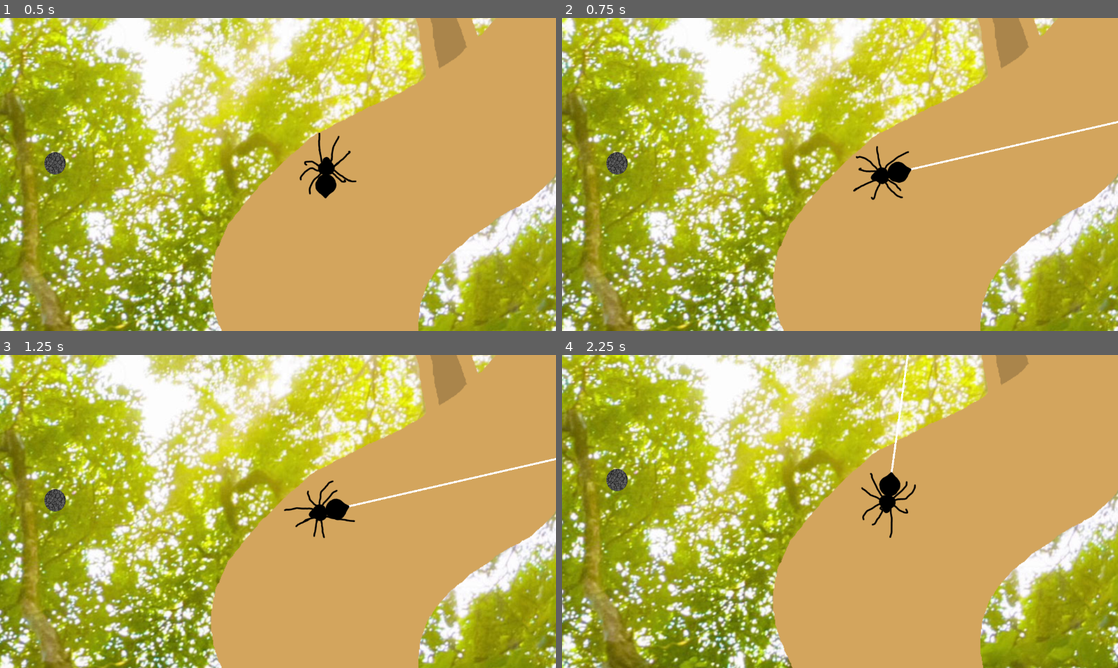
Above: before the commit, frames 1-4 (two rows, left to right).
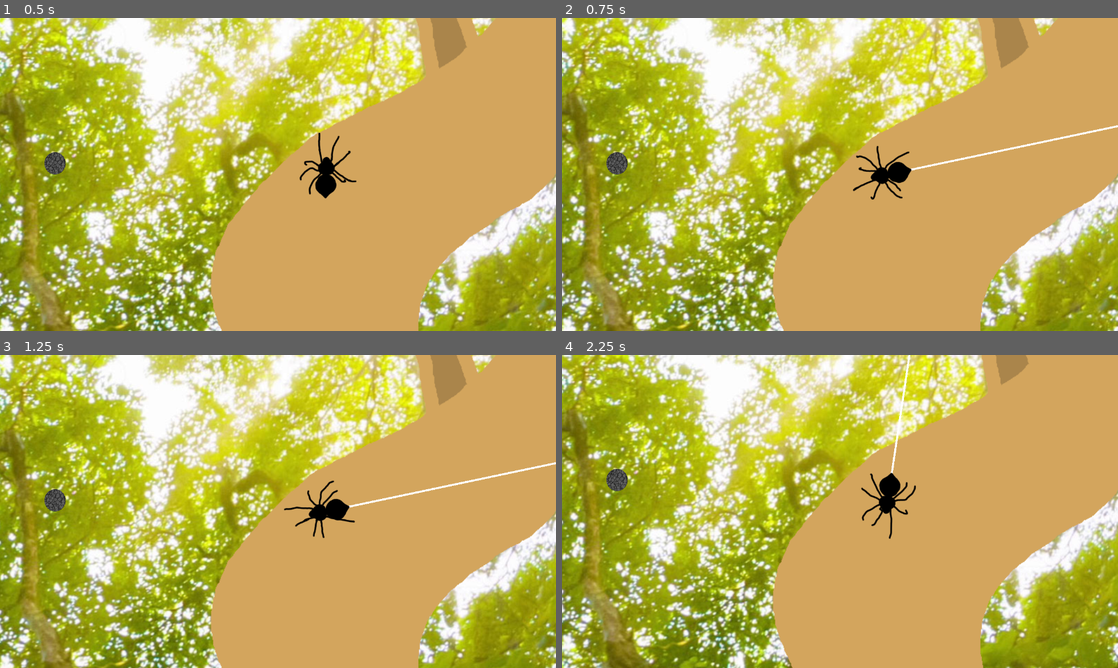
Above: after the commit, the same moments.

Repository: MarmotaGames/aracnotopia
Game: Godot game, scene res://levels/main/main.tscn
Same seed, same stepped clock (60 frames per second), same inputs: the game is played once before the commit and once after it.
Inputs (mouse positions are in pixels of both pictures, inside the frame that each line leads up to):
- Up to frame 1 (0.5 s): no input
- Up to frame 2 (0.75 s): tap Enter at 0.5 s; move the mouse to (962, 158) at 0.52 s; press the mouse at (962, 158) at 0.53 s; hold Right (ui_right) from 0.53 s (still down)
- Up to frame 3 (1.25 s): keep holding Right (ui_right)
- Up to frame 4 (2.25 s): move the mouse to (728, 527) at 1.27 s; release Right (ui_right) at 1.28 s; release the mouse at (728, 527) at 1.28 s; hold Down (ui_down) 1.28-2.03 s; tap Ctrl (attachOrDetachFromArea) at 1.35 s; click (728, 527) at 1.55 s; move the mouse to (895, 442) at 2.02 s; press the mouse at (895, 442) at 2.03 s; hold Right (ui_right) from 2.03 s (still down); tap L (dropFromWeb) at 2.1 s

Frame 1 is identical in both runs. In frame 2, 0.7% of the frame differs, in the area x 52-100%, y 32-59%; in frame 3, 0.7%; in frame 4, 0.4%.

Commit message:
Setting up ray-casting for the web

Diff:
--- a/GodotProject/areas/ContactArea.gd
+++ b/GodotProject/areas/ContactArea.gd
@@ -4,6 +4,9 @@
 onready var stonePinJointNode
 onready var webNode
 onready var webPinJointNode
+
+var polygon_shape
+var list
 
 func _on_ContactArea_area_entered(area):
 	if area.name == "SpiderArea":
@@ -15,16 +18,14 @@
 		if not spiderNode.spiderOnWeb:
 			spiderNode.spiderIsFalling = true
 
+func loadNodes():
+	webNode = get_node("../../Web")
+	webPinJointNode = get_node("../../Web/PinJoint2D")
+	stonePinJointNode = get_node("../PinJoint2D")
+
 func _on_StoneArea_area_entered(area):
 	if area.name == "WebArea" and not spiderNode.spiderOnWeb:
 		loadNodes()
-
-		spiderNode.stonePinJointNode = stonePinJointNode
-		webNode.stonePinJointNode = stonePinJointNode
-
-		webNode.positionSprite("down")
-		stonePinJointNode.set_global_position(webNode.topPosition)
-
 		spiderNode.spiderOnWeb = true
 		spiderNode.spiderIsLaunchingWeb = false
 		if spiderNode.spiderIsFalling:
@@ -37,8 +38,3 @@
 
 
 		webNode.set_gravity_scale(5)
-
-func loadNodes():
-	webNode = get_node("../../Web")
-	webPinJointNode = get_node("../../Web/PinJoint2D")
-	stonePinJointNode = get_node("../PinJoint2D")
--- /dev/null
+++ b/GodotProject/levels/newWebTest/SpidermanTest.tscn
@@ -0,0 +1,84 @@
+[gd_scene load_steps=5 format=2]
+
+[ext_resource path="res://objects/Plataforma.tscn" type="PackedScene" id=1]
+[ext_resource path="res://player/Player_rigido.tscn" type="PackedScene" id=2]
+[ext_resource path="res://objects/Stone.tscn" type="PackedScene" id=3]
+
+[sub_resource type="RectangleShape2D" id=1]
+
+custom_solver_bias = 0.0
+extents = Vector2( 9.89666, 10 )
+
+[node name="Node2D" type="Node2D" index="0"]
+
+_sections_unfolded = [ "Transform" ]
+
+[node name="Plataforma" parent="." index="0" instance=ExtResource( 1 )]
+
+position = Vector2( 143.561, 900 )
+
+[node name="ContactArea2" type="Area2D" parent="Plataforma" index="1"]
+
+input_pickable = true
+gravity_vec = Vector2( 0, 1 )
+gravity = 98.0
+linear_damp = 0.1
+angular_damp = 1.0
+audio_bus_override = false
+audio_bus_name = "Master"
+
+[node name="CollisionShape2D" type="CollisionShape2D" parent="Plataforma/ContactArea2" index="0"]
+
+position = Vector2( -2.80341, 0.792988 )
+scale = Vector2( 25.1861, 25.7107 )
+shape = SubResource( 1 )
+_sections_unfolded = [ "Transform" ]
+
+[node name="Plataforma3" parent="." index="1" instance=ExtResource( 1 )]
+
+position = Vector2( 1900, 124 )
+
+[node name="ContactArea2" type="Area2D" parent="Plataforma3" index="1"]
+
+input_pickable = true
+gravity_vec = Vector2( 0, 1 )
+gravity = 98.0
+linear_damp = 0.1
+angular_damp = 1.0
+audio_bus_override = false
+audio_bus_name = "Master"
+
+[node name="CollisionShape2D" type="CollisionShape2D" parent="Plataforma3/ContactArea2" index="0"]
+
+position = Vector2( -2.80341, 0.792988 )
+scale = Vector2( 25.1861, 25.7107 )
+shape = SubResource( 1 )
+_sections_unfolded = [ "Transform" ]
+
+[node name="Spider" parent="." index="2" instance=ExtResource( 2 )]
+
+position = Vector2( 147.291, 895.244 )
+
+[node name="Stone" parent="." index="3" instance=ExtResource( 3 )]
+
+position = Vector2( 375.187, 619.487 )
+
+[node name="Stone2" parent="." index="4" instance=ExtResource( 3 )]
+
+position = Vector2( 1186.2, 535.932 )
+
+[node name="Stone3" parent="." index="5" instance=ExtResource( 3 )]
+
+position = Vector2( 1305.97, 197.168 )
+
+[node name="Stone4" parent="." index="6" instance=ExtResource( 3 )]
+
+position = Vector2( 1592.47, 390.977 )
+
+[node name="Stone5" parent="." index="7" instance=ExtResource( 3 )]
+
+position = Vector2( 1781.47, 480.529 )
+
+[node name="Stone6" parent="." index="8" instance=ExtResource( 3 )]
+
+position = Vector2( 1539.75, 115.962 )
--- a/GodotProject/levels/newWebTest/launchWebTest.tscn
+++ b/GodotProject/levels/newWebTest/launchWebTest.tscn
@@ -5,7 +5,7 @@
 [ext_resource path="res://objects/RoundStone.tscn" type="PackedScene" id=3]
 [ext_resource path="res://debug/dirKeysDebugger.tscn" type="PackedScene" id=4]
 
-[node name="Node2D" type="Node2D" index="0"]
+[node name="Node2D" type="Node2D"]
 
 [node name="Spider" parent="." index="0" instance=ExtResource( 1 )]
 
@@ -16,7 +16,6 @@
 
 [node name="Plataforma" parent="." index="1" instance=ExtResource( 2 )]
 
-editor/display_folded = true
 position = Vector2( 230.362, 579.981 )
 scale = Vector2( 0.612234, 1.06096 )
 z_index = -1
--- a/GodotProject/objects/Stone.tscn
+++ b/GodotProject/objects/Stone.tscn
@@ -13,7 +13,7 @@
 custom_solver_bias = 0.0
 extents = Vector2( 31, 31 )
 
-[node name="Stone" type="StaticBody2D" index="0"]
+[node name="Stone" type="StaticBody2D"]
 
 input_pickable = false
 collision_layer = 2
@@ -62,4 +62,19 @@
 shape = SubResource( 2 )
 _sections_unfolded = [ "Transform" ]
 
+[node name="Polygon2D" type="Polygon2D" parent="StoneArea" index="1"]
+
+polygon = PoolVector2Array( -30.873, -30.8488, 30.8187, -30.8488, 31.0046, 31.2038, -30.897, 31.2038 )
+uv = PoolVector2Array(  )
+color = Color( 1, 1, 1, 0 )
+vertex_colors = PoolColorArray(  )
+offset = Vector2( 0, 0 )
+antialiased = false
+texture = null
+texture_offset = Vector2( 0, 0 )
+texture_scale = Vector2( 1, 1 )
+texture_rotation_degrees = 0.0
+invert_enable = false
+invert_border = 100.0
+
 [connection signal="area_entered" from="StoneArea" to="StoneArea" method="_on_StoneArea_area_entered"]
--- a/GodotProject/player/Player_rigido.gd
+++ b/GodotProject/player/Player_rigido.gd
@@ -33,6 +33,10 @@
 var webInstance
 var launchSpeedVector
 var target
+
+var pos
+var stone
+var lengthToTarget
 
 
 """
@@ -120,6 +124,7 @@
 			spiderIsMoving = false
 
 func processLaunchWebInput():
+	updateRotation()
 	if not spiderOnWeb:
 		if Input.is_action_pressed("launchWeb"):
 			justAttached = false
@@ -145,12 +150,34 @@
 
 				webNode.set_gravity_scale(0)
 
+				target = get_global_mouse_position()
+				var space_state = get_world_2d().direct_space_state
+				var result = space_state.intersect_ray(position,target, [self], collision_mask)
+				if result:
+					pos = result.position
+					stone = result.collider
+					makeWeb(pos,stone)
+
+
+
+
+
+
+
 		elif Input.is_action_just_released("launchWeb"):
 			properlyAligned = false
 			if spiderIsLaunchingWeb:
 				spiderIsLaunchingWeb = false
 				webInstance.queue_free()
 
+func makeWeb(pos,stone):
+	stonePinJointNode = stone.get_child(2)
+	webNode.stonePinJointNode = stonePinJointNode
+	webNode.positionSprite("down")
+	stonePinJointNode.set_global_position(pos)
+
+
+
 func processInputs():
 	processLaunchWebInput()
 	processAttachOrDetachInput()
@@ -179,7 +206,7 @@
 func setPhysicsPropertiesWhenAttached():
 	if isAttached():
 		self.gravity_scale = 0
-		set_angular_velocity(0)
+		#set_angular_velocity(0)
 
 func resetPressedDirKeys():
 	if spiderIsFalling or spiderIsLaunchingWeb:
--- a/GodotProject/player/Player_rigido.tscn
+++ b/GodotProject/player/Player_rigido.tscn
@@ -43,7 +43,7 @@
 radius = 11.5
 height = 70.0
 
-[node name="Spider" type="RigidBody2D" index="0"]
+[node name="Spider" type="RigidBody2D"]
 
 input_pickable = false
 collision_layer = 2
@@ -101,7 +101,7 @@
 
 scale = Vector2( 0.3, 0.3 )
 frames = SubResource( 2 )
-animation = "falling"
+animation = "default"
 script = ExtResource( 15 )
 _sections_unfolded = [ "Transform" ]
 
--- a/GodotProject/web/Web.gd
+++ b/GodotProject/web/Web.gd
@@ -30,6 +30,7 @@
 
 	$Sprite.set_scale(spriteScale)
 	$CollisionShape2D.set_scale(spriteScale)
+	$Polygon2D.set_scale(spriteScale)
 
 	positionSprite(direction)
 
@@ -46,7 +47,7 @@
 	topPosition = $Sprite/Position2DTop.get_global_position()
 	bottomPosition = $Sprite/Position2DBottom.get_global_position()
 
-	if spiderNode.spiderOnWeb:
+	if spiderNode.spiderOnWeb and stonePinJointNode:
 		var stonePinJointPosition = stonePinJointNode.get_global_position()
 		var topDifference = stonePinJointPosition - topPosition
 
@@ -60,6 +61,7 @@
 
 	$Sprite.set_global_position(spritePosition)
 	$CollisionShape2D.set_global_position(spritePosition)
+	$Polygon2D.set_global_position(spritePosition)
 
 func processStrechInput():
 	if spiderNode.spiderOnWeb:
--- a/GodotProject/web/Web.tscn
+++ b/GodotProject/web/Web.tscn
@@ -13,7 +13,7 @@
 custom_solver_bias = 0.0
 extents = Vector2( 7.5, 116.5 )
 
-[node name="Web" type="RigidBody2D" index="0"]
+[node name="Web" type="RigidBody2D"]
 
 input_pickable = false
 collision_layer = 16
@@ -38,6 +38,7 @@
 
 [node name="Sprite" type="Sprite" parent="." index="0"]
 
+editor/display_folded = true
 position = Vector2( 4.76837e-07, 0 )
 scale = Vector2( 0.3, 0.05 )
 texture = ExtResource( 2 )
@@ -88,3 +89,18 @@
 disable_collision = true
 softness = 0.0
 _sections_unfolded = [ "Transform" ]
+
+[node name="Polygon2D" type="Polygon2D" parent="." index="3"]
+
+polygon = PoolVector2Array( -2.23828, -5.82513, -2.24318, 5.81927, 2.26383, 5.80886, 2.26458, -5.82305 )
+uv = PoolVector2Array(  )
+color = Color( 1, 1, 1, 0 )
+vertex_colors = PoolColorArray(  )
+offset = Vector2( 0, 0 )
+antialiased = false
+texture = null
+texture_offset = Vector2( 0, 0 )
+texture_scale = Vector2( 1, 1 )
+texture_rotation_degrees = 0.0
+invert_enable = false
+invert_border = 100.0
